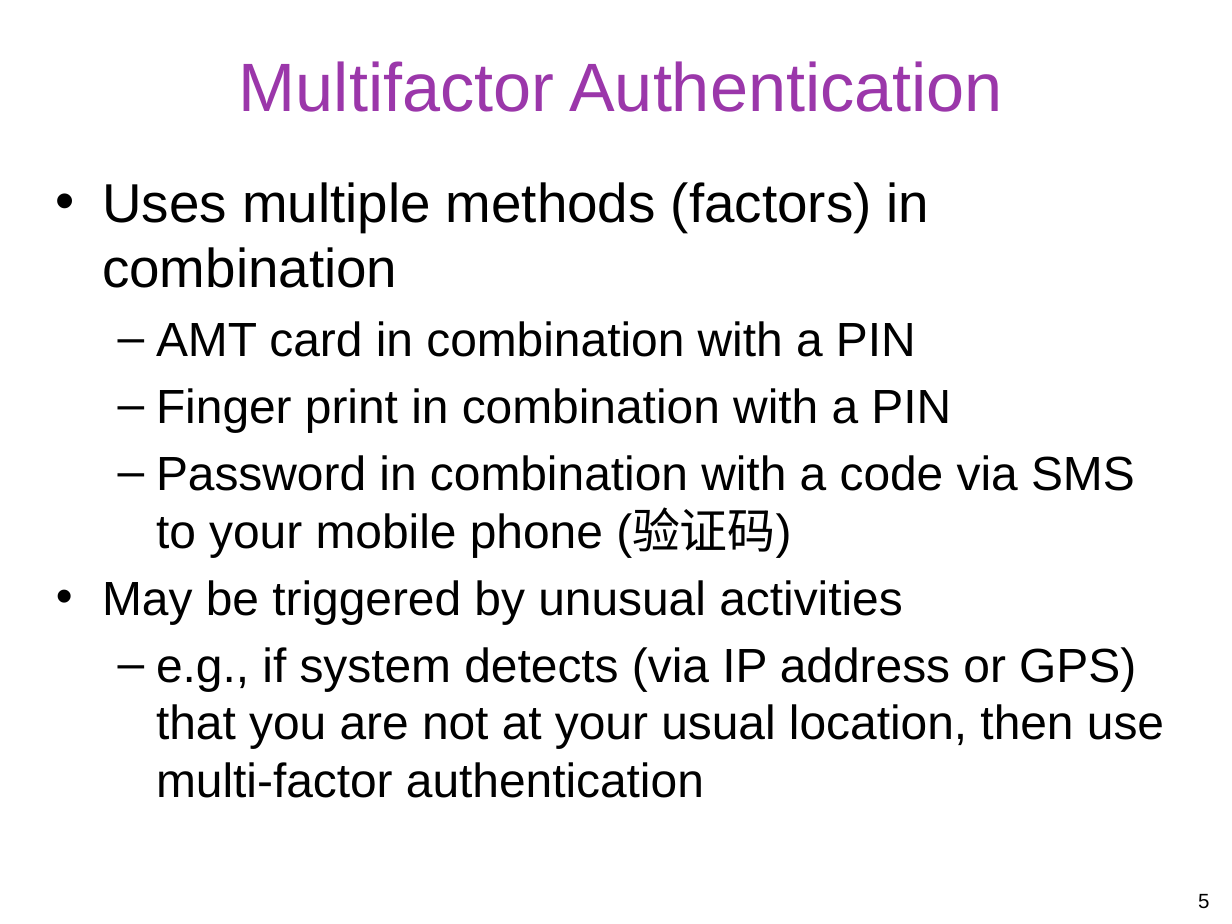
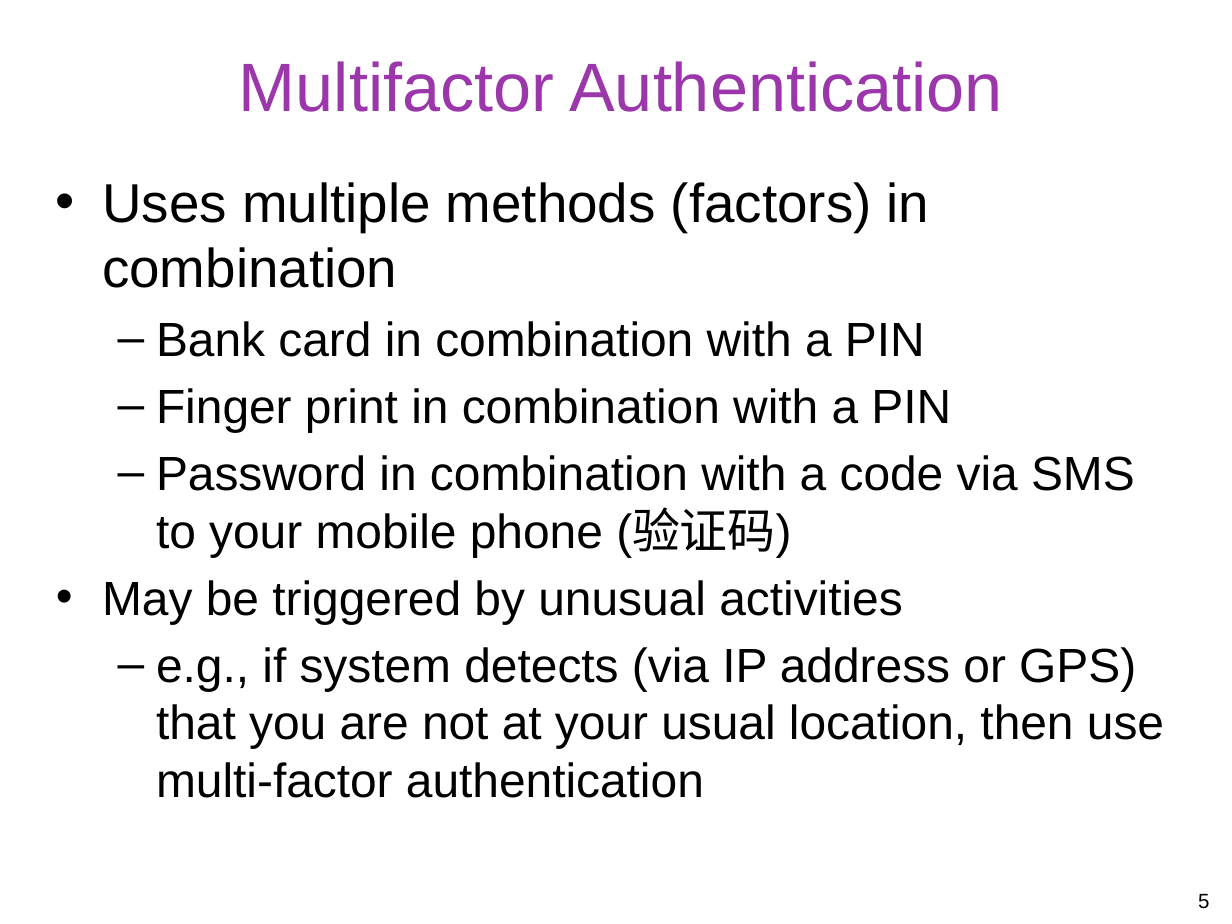
Before and after one commit to gulaoshi/gu.github.io, a slide deck: slide 5 of InfoSec/PPTs/L3-CH03-User Authentication.pptx. Drawn at 1232x924 pixels with LibreOffice and Linux fonts; fonts in the diff are those of the drawing. Boxes give left, top, right and bottom in pixels: in the first picture for what was removed or moved away, otherwise in the second. Text is boxed around its words. In the diff, an @@ line names an element or a change of style, - is before the commit and + after.

```diff
--- a/InfoSec/PPTs/L3-CH03-User Authentication.pptx
+++ b/InfoSec/PPTs/L3-CH03-User Authentication.pptx
@@ text at (x1=156, y1=321, x2=925, y2=357): text changed @@
-  – AMT card in combination with a PIN
+  – Bank card in combination with a PIN
```
Also in this commit, not shown: 9 other slides changed, 1 slide removed, 2 other files.
